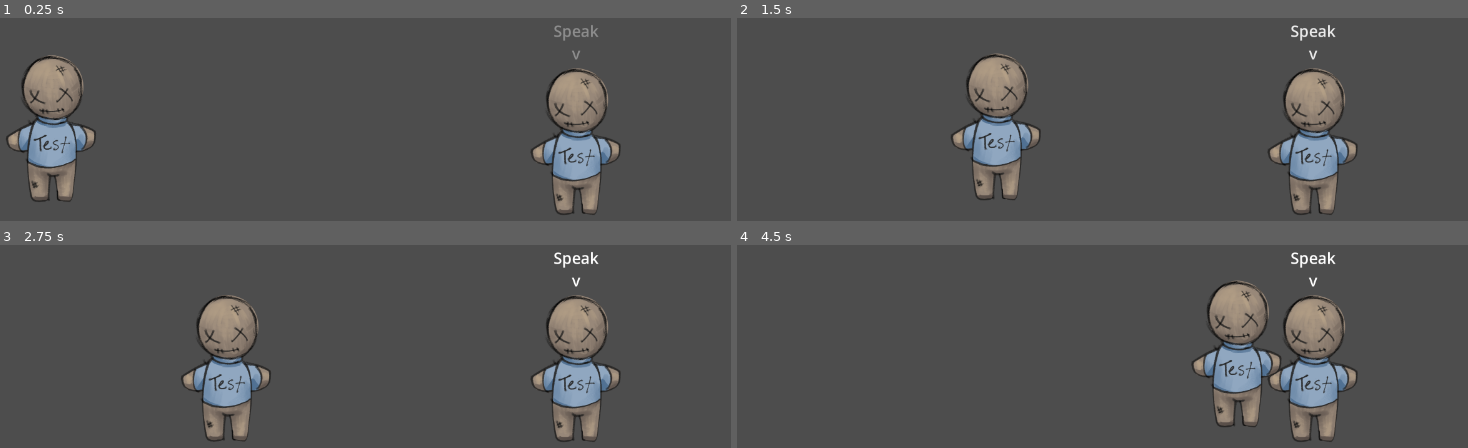
Above: before the commit, frames 1-4 (two rows, left to right).
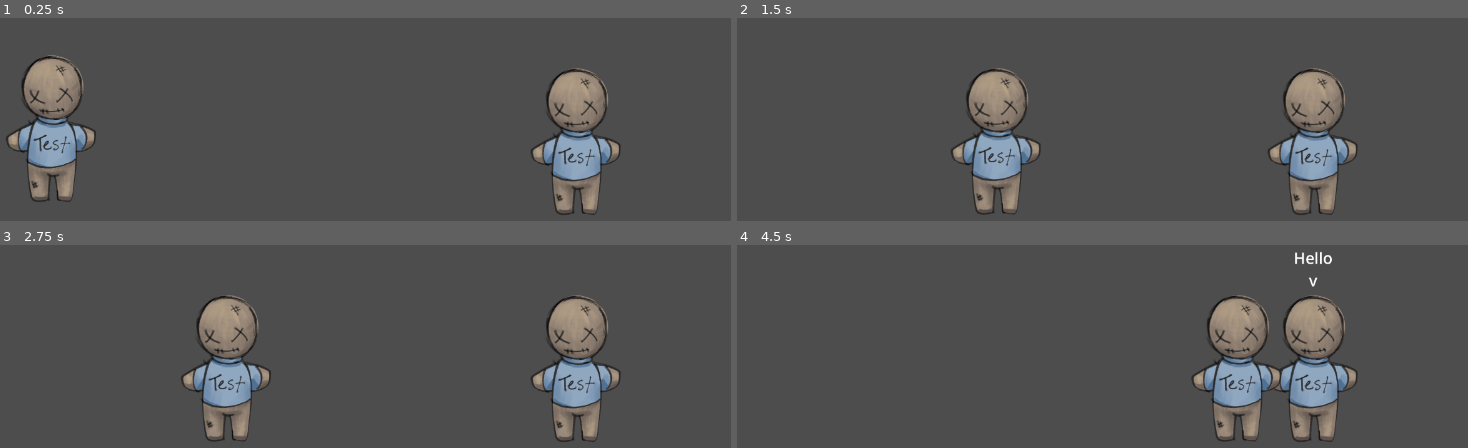
Above: after the commit, the same moments.

Repository: straysailor/toybox-gamejam-2025
Game: Godot game, scene res://scenes/room_1.tscn
Two runs of this game, one before a commit and one after it. Both use one fixed random seed, a clock stepped at 60 frames per second and the inputs below.
Inputs:
- Up to frame 1 (0.25 s): no input
- Up to frame 2 (1.5 s): tap Enter (ui_accept) at 0.5, 0.77 s; hold W (interact, bound only after the commit) 0.53-1.28 s; hold Right (ui_right) from 0.53 s (still down); tap W (interact, bound only after the commit) at 1.35 s
- Up to frame 3 (2.75 s): tap Enter (ui_accept) at 1.52 s; release Right (ui_right) at 2.03 s; hold Left (ui_left) from 2.03 s (still down); hold W (interact, bound only after the commit) from 2.03 s (still down)
- Up to frame 4 (4.5 s): release Left (ui_left) at 2.78 s; release W (interact, bound only after the commit) at 2.78 s; hold Right (ui_right) 2.78-4.28 s; tap W (interact, bound only after the commit) at 2.85, 4.35 s; tap Enter (ui_accept) at 3.02, 3.77 s; hold W (interact, bound only after the commit) 3.53-4.28 s; hold Left (ui_left) from 4.28 s (still down)

The runs differ from the first frame. In frame 1, 0.2% of the frame differs, in the area x 75-82%, y 3-21%; in frame 2, 4.5%, in the area x 29-82%, y 3-98%; in frame 3, 0.2%; in frame 4, 4.5%.

Commit message:
Allow player to interact with NPC by pressing 'w' when in range.

Diff:
--- a/project.godot
+++ b/project.godot
@@ -31,7 +31,6 @@
 "events": [Object(InputEventKey,"resource_local_to_scene":false,"resource_name":"","device":0,"window_id":0,"alt_presse …(194 unchanged characters)…
 , Object(InputEventKey,"resource_local_to_scene":false,"resource_name":"","device":0,"window_id":0,"alt_pressed":false, …(185 unchanged characters)…
 , Object(InputEventKey,"resource_local_to_scene":false,"resource_name":"","device":0,"window_id":0,"alt_pressed":false, …(181 unchanged characters)…
-, Object(InputEventKey,"resource_local_to_scene":false,"resource_name":"","device":-1,"window_id":0,"alt_pressed":false,"shift_pressed":false,"ctrl_pressed":false,"meta_pressed":false,"pressed":false,"keycode":0,"physical_keycode":87,"key_label":0,"unicode":119,"location":0,"echo":false,"script":null)
 ]
 }
 ui_left={
@@ -50,6 +49,11 @@
 , Object(InputEventKey,"resource_local_to_scene":false,"resource_name":"","device":-1,"window_id":0,"alt_pressed":false …(183 unchanged characters)…
 ]
 }
+interact={
+"deadzone": 0.2,
+"events": [Object(InputEventKey,"resource_local_to_scene":false,"resource_name":"","device":-1,"window_id":0,"alt_pressed":false,"shift_pressed":false,"ctrl_pressed":false,"meta_pressed":false,"pressed":false,"keycode":0,"physical_keycode":87,"key_label":0,"unicode":119,"location":0,"echo":false,"script":null)
+]
+}
 
 [rendering]
 
--- a/scenes/npc.tscn
+++ b/scenes/npc.tscn
@@ -3,35 +3,8 @@
 [ext_resource type="Texture2D" uid="uid://hsuoqaru7h6q" path="res://assets/TestDummy1.png" id="1_abqhh"]
 [ext_resource type="Script" uid="uid://dnigwnhv7w4i0" path="res://scripts/detect_player.gd" id="2_rv78h"]
 
-[sub_resource type="AtlasTexture" id="AtlasTexture_7n8xq"]
-atlas = ExtResource("1_abqhh")
-region = Rect2(0, 0, 512, 512)
-
-[sub_resource type="AtlasTexture" id="AtlasTexture_4wlns"]
-atlas = ExtResource("1_abqhh")
-region = Rect2(0, 0, 512, 512)
-
-[sub_resource type="SpriteFrames" id="SpriteFrames_tl2vt"]
-animations = [{
-"frames": [{
-"duration": 1.0,
-"texture": SubResource("AtlasTexture_7n8xq")
-}],
-"loop": true,
-"name": &"default",
-"speed": 5.0
-}, {
-"frames": [{
-"duration": 1.0,
-"texture": SubResource("AtlasTexture_4wlns")
-}],
-"loop": true,
-"name": &"hop",
-"speed": 5.0
-}]
-
 [sub_resource type="RectangleShape2D" id="RectangleShape2D_hwkja"]
-size = Vector2(851, 479)
+size = Vector2(620, 479)
 
 [sub_resource type="SystemFont" id="SystemFont_abqhh"]
 
@@ -77,19 +50,40 @@
 &"fade_text": SubResource("Animation_7n8xq")
 }
 
+[sub_resource type="AtlasTexture" id="AtlasTexture_7n8xq"]
+atlas = ExtResource("1_abqhh")
+region = Rect2(0, 0, 512, 512)
+
+[sub_resource type="AtlasTexture" id="AtlasTexture_4wlns"]
+atlas = ExtResource("1_abqhh")
+region = Rect2(0, 0, 512, 512)
+
+[sub_resource type="SpriteFrames" id="SpriteFrames_tl2vt"]
+animations = [{
+"frames": [{
+"duration": 1.0,
+"texture": SubResource("AtlasTexture_7n8xq")
+}],
+"loop": true,
+"name": &"default",
+"speed": 5.0
+}, {
+"frames": [{
+"duration": 1.0,
+"texture": SubResource("AtlasTexture_4wlns")
+}],
+"loop": true,
+"name": &"hop",
+"speed": 5.0
+}]
+
 [node name="NPC" type="Node2D"]
-
-[node name="AnimatedSprite2D" type="AnimatedSprite2D" parent="."]
-position = Vector2(0, 1)
-sprite_frames = SubResource("SpriteFrames_tl2vt")
-animation = &"hop"
-frame_progress = 0.12804501
 
 [node name="Area2D" type="Area2D" parent="."]
 script = ExtResource("2_rv78h")
 
 [node name="CollisionShape2D" type="CollisionShape2D" parent="Area2D"]
-position = Vector2(13.5, -9.5)
+position = Vector2(0, -9.5)
 shape = SubResource("RectangleShape2D_hwkja")
 
 [node name="InteractIndicator" type="Label" parent="."]
@@ -108,5 +102,11 @@
 &"": SubResource("AnimationLibrary_tl2vt")
 }
 
+[node name="AnimatedSprite2D" type="AnimatedSprite2D" parent="."]
+position = Vector2(0, 1)
+sprite_frames = SubResource("SpriteFrames_tl2vt")
+animation = &"hop"
+frame_progress = 0.12804501
+
 [connection signal="body_entered" from="Area2D" to="Area2D" method="_on_body_entered"]
 [connection signal="body_exited" from="Area2D" to="Area2D" method="_on_body_exited"]
--- a/scripts/detect_player.gd
+++ b/scripts/detect_player.gd
@@ -1,8 +1,21 @@
 extends Area2D
 @onready var indicator = $"../InteractIndicator/AnimationPlayer"
+@onready var text = $"../InteractIndicator"
+var player_in_range = false
+var text_default = "Speak\nv"
+func _on_body_entered(body: Node2D) -> void:
+	if body.name == "Player":
+		player_in_range = true
+		indicator.play("fade_text")
 
-func _on_body_entered(_body: Node2D) -> void:
-	indicator.play("fade_text")
+func _on_body_exited(body: Node2D) -> void:
+	if body.name == "Player":
+		text.text = text_default
+		player_in_range = false
+		indicator.stop(false)
 
-func _on_body_exited(_body: Node2D) -> void:
-	indicator.stop(false)
+func _input(event: InputEvent) -> void:
+	if player_in_range and event.is_action_pressed("interact"):
+		indicator.stop(false)
+		text.label_settings.font_color = Color(255.0, 255.0, 255.0, 1.0)
+		text.text = "Hello\nv"
